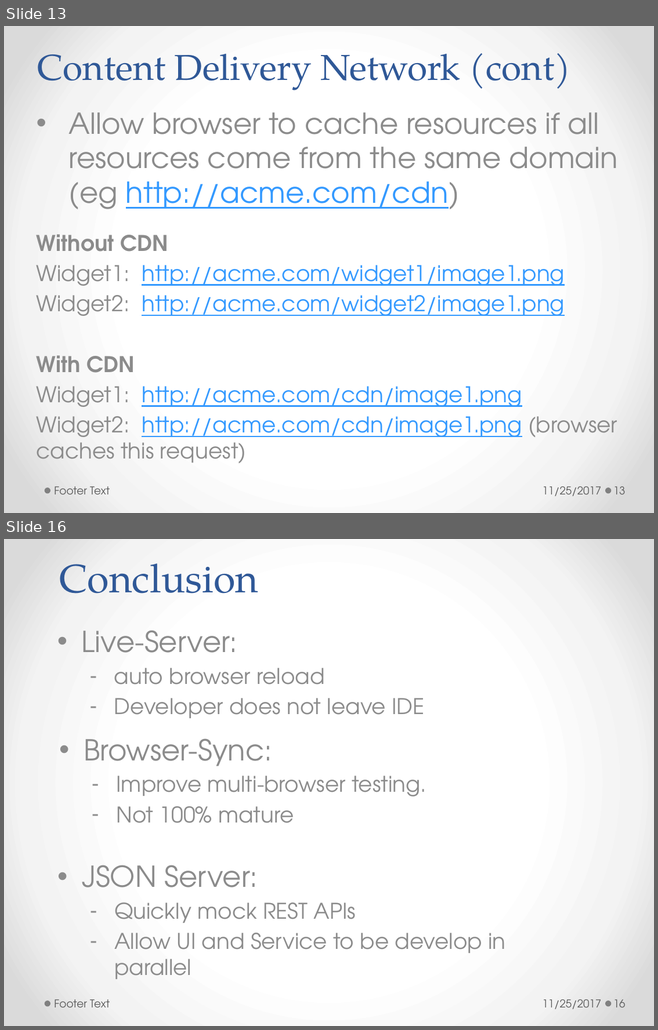
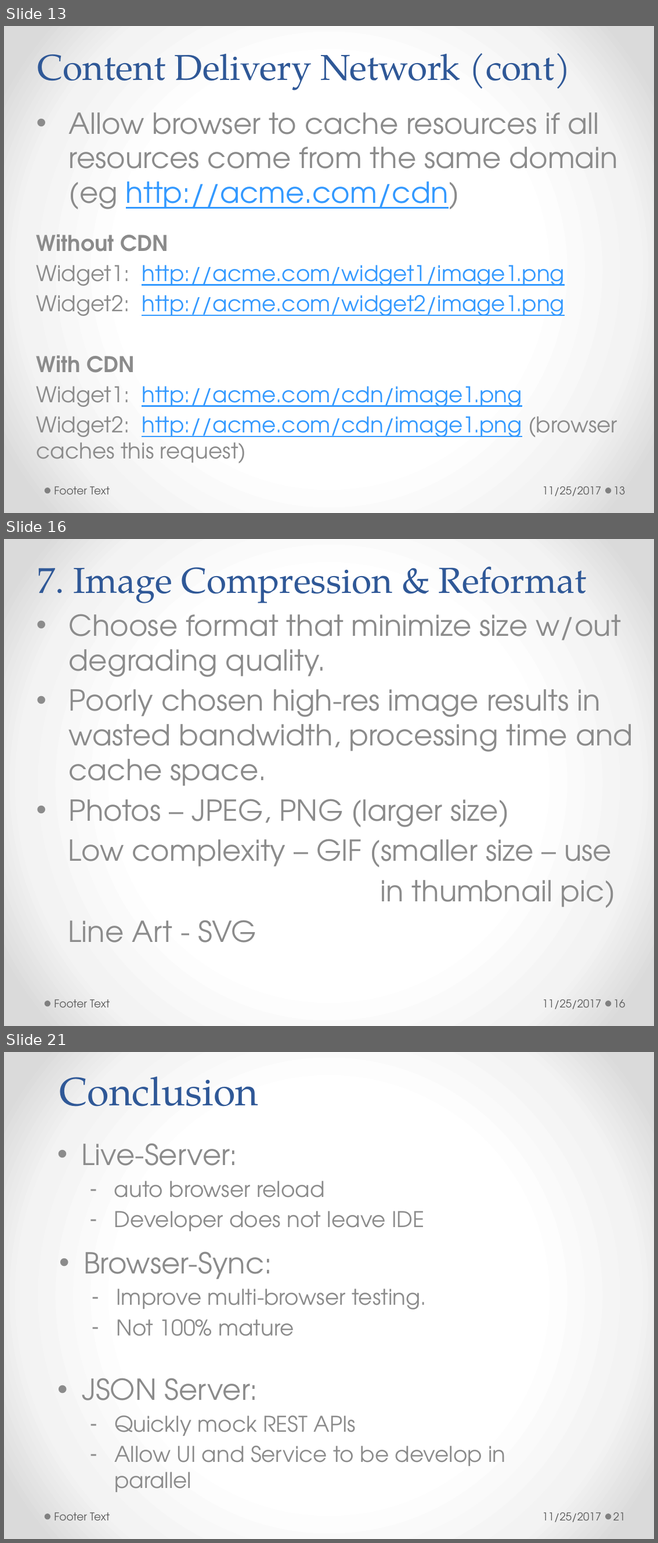
Before and after one commit to h-t-tran/brown, a slide deck: web-pg-performance/webpgperformance.pptx. Shown one above the other, each under a label of ours: slides 13 and 16 before the commit, slides 13, 16 and 21 after it; the slides between them are not shown. The pictures are 658x1030 and 658x1543 pixels, drawn with LibreOffice and Linux fonts; fonts in the diff are those of the drawing. Boxes give left, top, right and bottom in pixels: in the first picture for what was removed or moved away, otherwise in the second. Text is boxed around its words. In the diff, an @@ line names an element or a change of style, - is before the commit and + after.

```diff
--- a/web-pg-performance/webpgperformance.pptx
+++ b/web-pg-performance/webpgperformance.pptx
@@ slide 16 added at bbox=[4, 539, 654, 1026], background gradient #FFFFFF to #F4F4F4 to #DADADA; not listed: 2 template elements that a slide beside it also shows @@
@@ title added at bbox=[38, 566, 586, 603], 40 pt, text #2F5897 @@
+7. Image Compression & Reformat
@@ subtitle added at bbox=[68, 614, 632, 943], 32 pt, text #8C8C8C @@
+• Choose format that minimize size w/out degrading quality.
+• Poorly chosen high-res image results in wasted bandwidth, processing time and cache space.
+• Photos – JPEG, PNG (larger size)
+Low complexity – GIF (smaller size – use
+in thumbnail pic)
+Line Art - SVG
@@ text added at bbox=[54, 1000, 110, 1008], 12 pt, text #595959 @@
+Footer Text
@@ text added at bbox=[542, 1000, 601, 1009], 12 pt, text #595959 @@
+11/25/2017
@@ page number added at bbox=[613, 1000, 625, 1008], 12 pt, text #595959 @@
+16
@@ what was slide 16 is now slide 21 @@
@@ page number at bbox=[613, 1513, 625, 1521]: text changed @@
-16
+21
```
Also in this commit, not shown: 2 slides changed, 4 other slides added, 1 other file.
